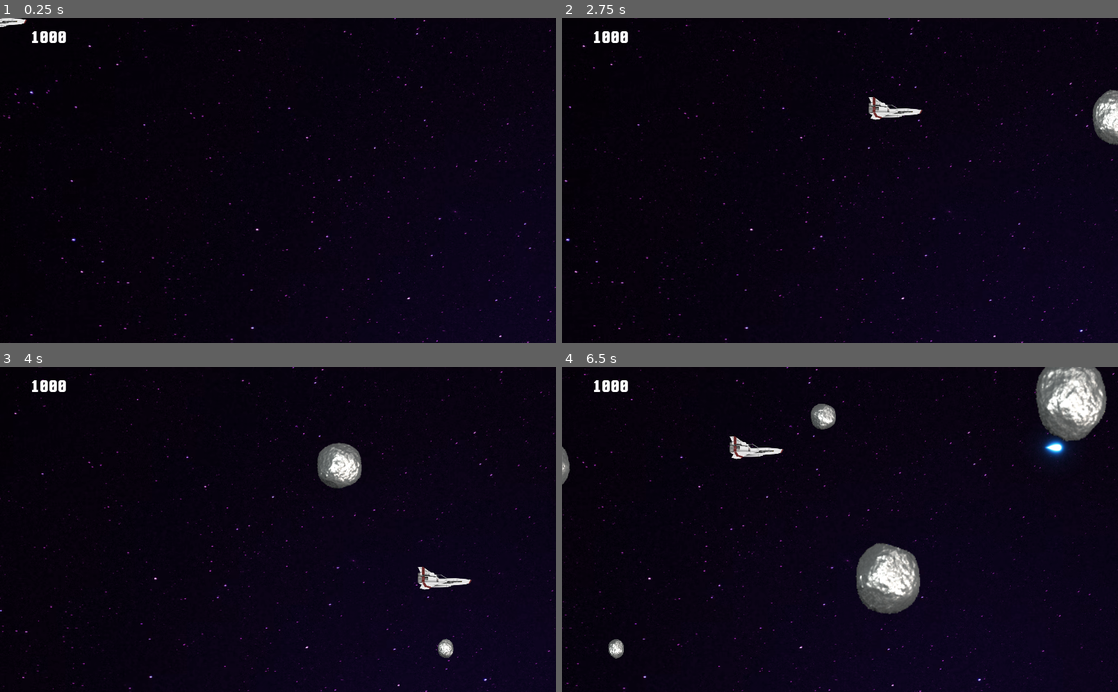
Above: before the commit, frames 1-4 (two rows, left to right).
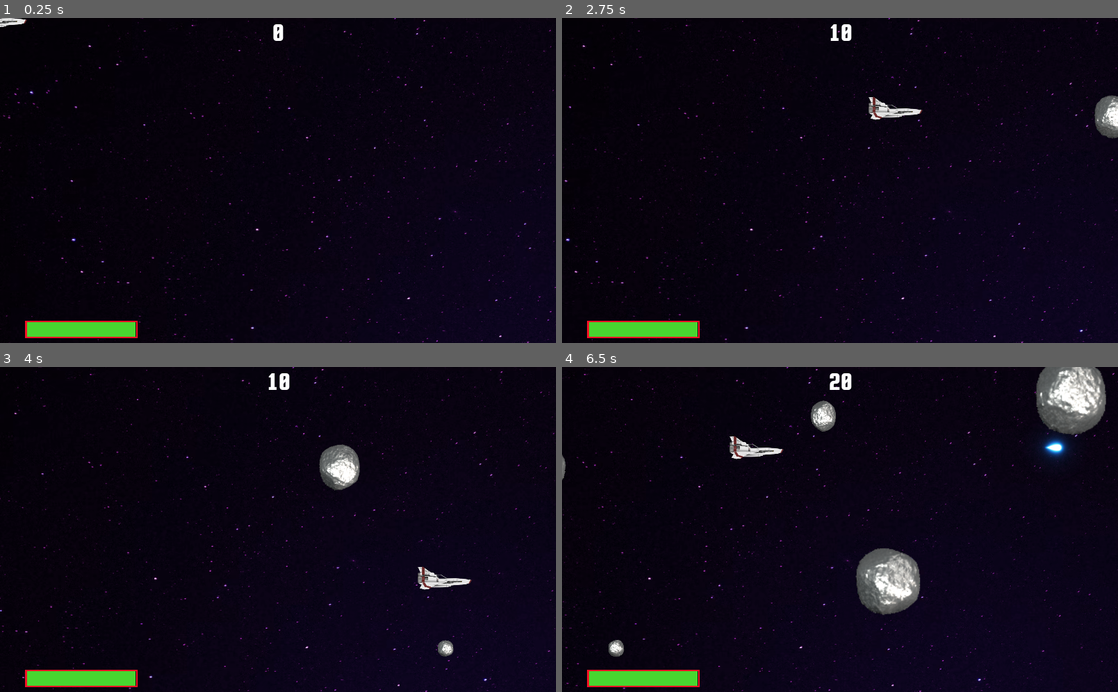
Above: after the commit, the same moments.

Repository: andreaszdw/test-godot
Game: Godot game, scene res://Main.tscn
Two runs of this game, one before a commit and one after it. Both use one fixed random seed, a clock stepped at 60 frames per second and the inputs below.
Inputs (mouse positions are in pixels of both pictures, inside the frame that each line leads up to):
- Up to frame 1 (0.25 s): no input
- Up to frame 2 (2.75 s): move the mouse to (962, 164) at 0.52 s; click (962, 164) at 0.67 s; move the mouse to (728, 196) at 1.27 s; click (728, 196) at 1.42 s; move the mouse to (895, 109) at 2.02 s; click (895, 109) at 2.17 s
- Up to frame 3 (4 s): move the mouse to (250, 594) at 2.77 s; click (250, 594) at 2.92 s; move the mouse to (444, 578) at 3.52 s; click (444, 578) at 3.67 s
- Up to frame 4 (6.5 s): move the mouse to (673, 480) at 4.27 s; click (673, 480) at 4.42 s; move the mouse to (867, 529) at 5.02 s; click (867, 529) at 5.17 s; move the mouse to (756, 448) at 5.77 s; click (756, 448) at 5.92 s

The runs differ from the first frame. In frame 1, 1.3% of the frame differs, in the area x 4-51%, y 1-99%; in frame 2, 1.8%; in frame 3, 2.0%; in frame 4, 4.2%, in the area x 0-98%, y 0-99%.

Commit message:
counting

Diff:
--- a/sidefighter/Asteroid.gd
+++ b/sidefighter/Asteroid.gd
@@ -1,22 +1,30 @@
 extends RigidBody2D
 
-var life = 100
+var realLife = 0
+var groundLife = 100
+var startLife = 0
 
 func _ready():
 	$AnimatedSprite.playing = true
+
+func init(v):
+	startLife = groundLife * v
+	scale(v)
 
 func scale(s):
 	$AnimatedSprite.scale.x = s
 	$AnimatedSprite.scale.y = s
 	$CollisionShape2D.scale.x = s
 	$CollisionShape2D.scale.y = s
-	life *= s
+	realLife = groundLife * s
 
 func _on_VisibilityNotifier2D_screen_exited():
 	queue_free()
 
 func hitted(h):
-	life -= h
-	if life <= 0:
-		print("I'm dead")
+	realLife -= h
+	$"../HUD".addScore(h)
+	scale(realLife/groundLife)
+	if realLife <= 10:
+		$"../HUD".addScore(startLife)
 		queue_free()
--- a/sidefighter/Asteroid.tscn
+++ b/sidefighter/Asteroid.tscn
@@ -169,7 +169,7 @@
 
 [node name="AnimatedSprite" type="AnimatedSprite" parent="."]
 frames = SubResource( 31 )
-frame = 26
+frame = 2
 playing = true
 
 [node name="CollisionShape2D" type="CollisionShape2D" parent="."]
--- a/sidefighter/Main.gd
+++ b/sidefighter/Main.gd
@@ -27,7 +27,7 @@
 	var spawn_loc = get_node("SpawnPath/SpawnPathLocation")
 	spawn_loc.offset = rng.randi()
 	ast.position = spawn_loc.position
-	ast.scale(rng.randf_range(0.2, 2))
+	ast.init(rng.randf_range(0.2, 2))
 
 	var velocity = Vector2(360, 0)
 	ast.linear_velocity = velocity.rotated(3.14159)
@@ -36,7 +36,6 @@
 
 func _on_Player_shoot(bullet, position, shoot):
 	if canShoot:
-
 		for i in shoot.bullets:
 			var b = bullet.instance()
 			add_child(b)
@@ -44,7 +43,7 @@
 			b.position.x += i.x
 			b.position.y += i.y
 			b.speed = i.speed
-			b.hit = i.hit
+			b.energy = i.energy
 			var dir = Vector2(i.direction[0], i.direction[1])
 			b.direction = dir.normalized()
 
--- a/sidefighter/Player.gd
+++ b/sidefighter/Player.gd
@@ -2,6 +2,7 @@
 
 signal shoot(bullet, position, shoot)
 signal hit(life)
+signal test()
 
 #var Bullet = preload("res://bullets/Bullet1.tscn")
 export(PackedScene) var bullet1_scene
@@ -82,11 +83,11 @@
 
 
 func _on_Player_body_entered(body):
-	life -= body.life
-	emit_signal("hit", int(life))
+	life -= body.realLife
 	body.hitted(life)
 	if life <= 0:
 		death()
+	emit_signal("hit", int(life))
 
 func death():
 	hide()
--- a/sidefighter/Player.tscn
+++ b/sidefighter/Player.tscn
@@ -30,3 +30,4 @@
 polygon = PoolVector2Array( -50, -20, -40, -21, -26, -11, -20, -9, -18, -7, -7, -7, 4, 0, 34, 1, 51, 3, 47, 10, 33, 12, 13, 14, 12, 15, -3, 17, -23, 17, -29, 21, -35, 21, -40, 20, -47, 19, -43, 13, -49, 9, -49, -10, -46, -11 )
 
 [connection signal="body_entered" from="." to="." method="_on_Player_body_entered"]
+[connection signal="test" from="." to="." method="_on_Player_test"]
--- a/sidefighter/bullets/Bullet1.gd
+++ b/sidefighter/bullets/Bullet1.gd
@@ -1,19 +1,18 @@
 extends Area2D
 
-signal hit
-
-var hit = 50
+var energy = 50
 var speed = 1000
 var direction = Vector2(1, 0)
 
 func _physics_process(delta):
 	position += direction * speed * delta
 
+# warning-ignore:unused_argument
 func _process(delta):
 	pass
 
 func _on_Bullet1_body_entered(body):
-	body.hitted(hit)
+	body.hitted(energy)
 	queue_free()
 
 func _on_VisibilityNotifier2D_screen_exited():
--- a/sidefighter/hud.gd
+++ b/sidefighter/hud.gd
@@ -1,9 +1,20 @@
 extends CanvasLayer
 
+var playerFullLife = 1000
+var lifeRectMaxWidth = 200
+var score = 0
 
 func update_life(life):
-	$PlayerLife.text = str(life)
-
+	var newLifeRectWidth = lifeRectMaxWidth * life / playerFullLife
+	if newLifeRectWidth < 0:
+		newLifeRectWidth = 0
+	if newLifeRectWidth > lifeRectMaxWidth:
+		newLifeRectWidth = lifeRectMaxWidth
+	$LifeRectBorder/LifeRect.rect_size.x = newLifeRectWidth
 
 func _on_Player_hit(life):
 	update_life(life)
+
+func addScore(s):
+	score = score + s
+	$Score.text = str(int(score))
--- a/sidefighter/hud.tscn
+++ b/sidefighter/hud.tscn
@@ -4,16 +4,34 @@
 [ext_resource path="res://hud.gd" type="Script" id=2]
 
 [sub_resource type="DynamicFont" id=1]
-size = 39
+size = 50
 font_data = ExtResource( 1 )
 
 [node name="HUD" type="CanvasLayer"]
 script = ExtResource( 2 )
 
-[node name="PlayerLife" type="Label" parent="."]
-margin_left = 56.0
-margin_top = 16.0
-margin_right = 96.0
-margin_bottom = 30.0
+[node name="LifeRectBorder" type="ReferenceRect" parent="."]
+margin_left = 48.0
+margin_top = 560.0
+margin_right = 252.0
+margin_bottom = 590.0
+border_color = Color( 0.972549, 0.0627451, 0.145098, 1 )
+border_width = 2.7
+editor_only = false
+
+[node name="LifeRect" type="ColorRect" parent="LifeRectBorder"]
+margin_left = 2.0
+margin_top = 2.0
+margin_right = 202.0
+margin_bottom = 28.0
+color = Color( 0.282353, 0.839216, 0.188235, 1 )
+
+[node name="Score" type="Label" parent="."]
+anchor_left = 0.5
+anchor_right = 0.5
+margin_left = -219.5
+margin_right = 219.5
+margin_bottom = 57.0
 custom_fonts/font = SubResource( 1 )
-text = "1000"
+text = "0"
+align = 1
--- a/sidefighter/jsons/test.json
+++ b/sidefighter/jsons/test.json
@@ -1,29 +1,29 @@
 {
 	"level1": {
 		"bullets" : [
-			{ "y" : 0, "x": 0, "speed": 1000, "direction": [1, 0], "hit": 50}
+			{ "y" : 0, "x": 0, "speed": 1000, "direction": [1, 0], "energy": 10}
 		]
 	},
 	"level2": {
 		"bullets" : [
-			{ "y" : 10, "x": 0, "speed": 1000, "direction": [1, 0], "hit": 50},
-			{ "y" : -10, "x": 0, "speed": 1000, "direction": [1, 0], "hit": 50}
+			{ "y" : 10, "x": 0, "speed": 1000, "direction": [1, 0], "energy": 10},
+			{ "y" : -10, "x": 0, "speed": 1000, "direction": [1, 0], "energy": 10}
 		]
 	},
 	"level3": {
 		"bullets" : [
-			{ "y" : 15, "x": 0, "speed": 1000, "direction": [1, 0.1], "hit": 50},
-			{ "y" : 0, "x":  0, "speed": 1000, "direction": [1, 0], "hit": 50},
-			{"y" : -15, "x": 0, "speed": 1000, "direction": [1, -0.1], "hit": 50}
+			{ "y" : 15, "x": 0, "speed": 1000, "direction": [1, 0.1], "energy": 10},
+			{ "y" : 0, "x":  0, "speed": 1000, "direction": [1, 0], "energy": 10},
+			{"y" : -15, "x": 0, "speed": 1000, "direction": [1, -0.1], "energy": 10}
 		]
 	},
 	"level4": {
 		"bullets" : [
-			{ "y" : 20, "x": 0, "speed": 1000, "direction": [1, 0.1], "hit": 50},
-			{ "y" : 15, "x": 0, "speed": 1000, "direction": [1, 0.05], "hit": 50},
-			{ "y" : 0, "x":  0, "speed": 1000, "direction": [1, 0], "hit": 50},
-			{ "y" : -15, "x": 0, "speed": 1000, "direction": [1,-0.05], "hit": 50},
-			{"y" : -20, "x": 0, "speed": 1000, "direction": [1, -0.1], "hit": 50}
+			{ "y" : 20, "x": 0, "speed": 1000, "direction": [1, 0.1], "energy": 10},
+			{ "y" : 15, "x": 0, "speed": 1000, "direction": [1, 0.05], "energy": 10},
+			{ "y" : 0, "x":  0, "speed": 1000, "direction": [1, 0], "energy": 10},
+			{ "y" : -15, "x": 0, "speed": 1000, "direction": [1,-0.05], "energy": 10},
+			{"y" : -20, "x": 0, "speed": 1000, "direction": [1, -0.1], "energy": 10}
 		]
 	}
 }
Not shown, changed: sidefighter/addons/json_editor/config/files_last_lines.json
